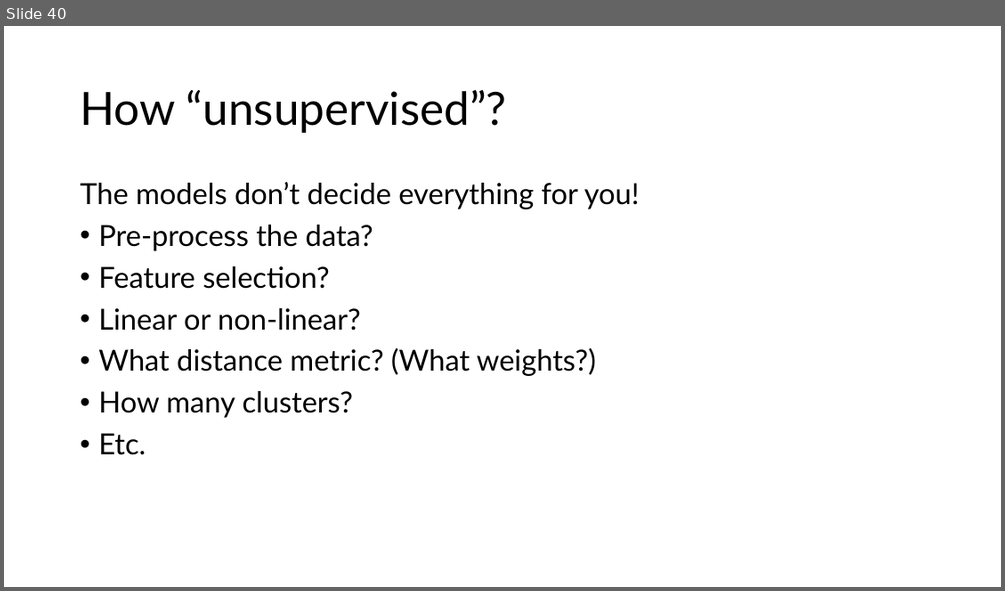
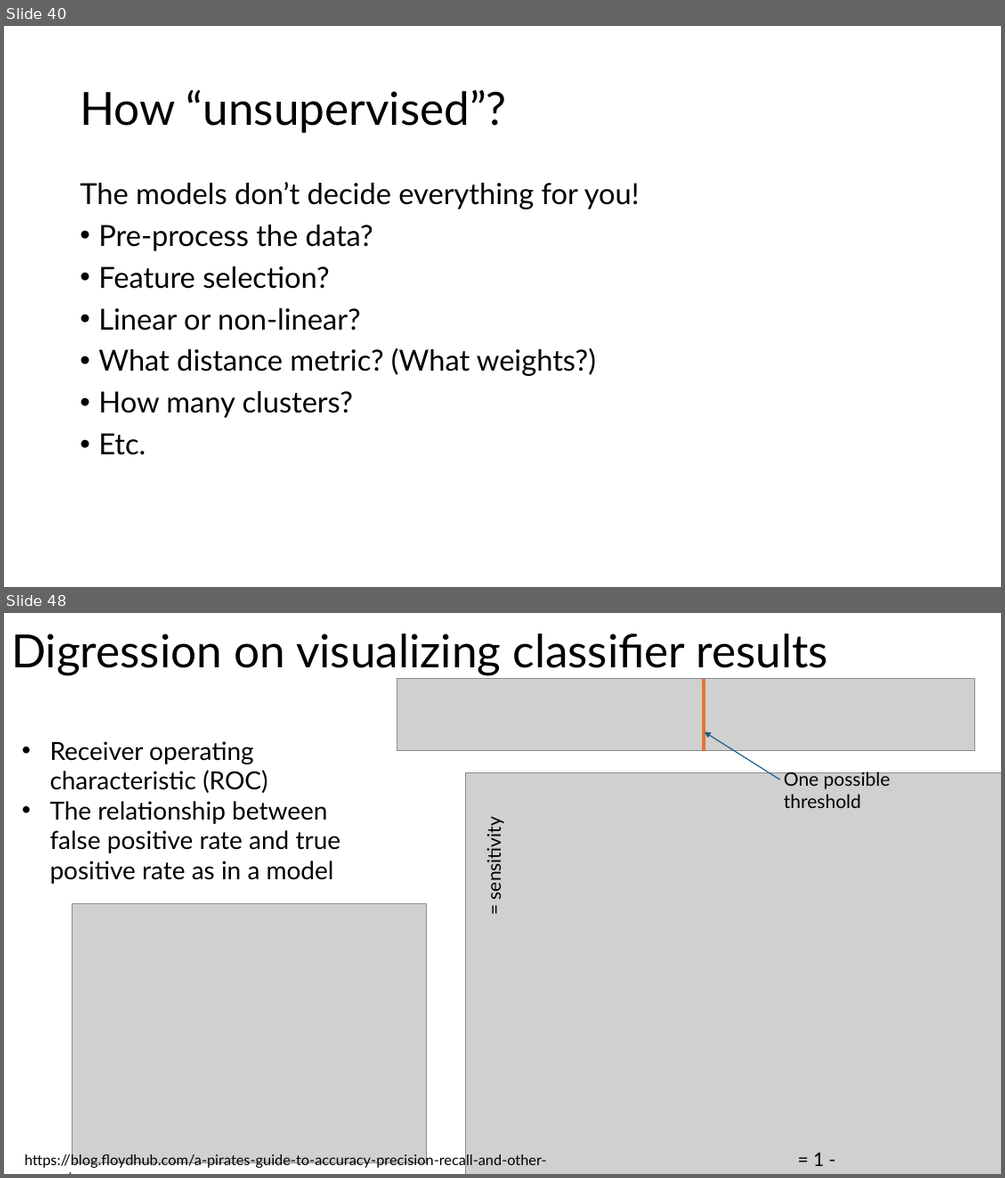
Before and after one commit to jmc108/hugen2073-textbook, a slide deck: lecture_slides/11_machine_learning/11_machine_learning.pptx. Shown one above the other, each under a label of ours: slide 40 before the commit, slides 40 and 48 after it; the slides between them are not shown. The pictures are 1005x591 and 1005x1178 pixels, drawn with LibreOffice and Linux fonts; fonts in the diff are those of the drawing; grey boxes stand for pictures. Boxes give left, top, right and bottom in pixels: in the first picture for what was removed or moved away, otherwise in the second. Text is boxed around its words. In the diff, an @@ line names an element or a change of style, - is before the commit and + after.

```diff
--- a/lecture_slides/11_machine_learning/11_machine_learning.pptx
+++ b/lecture_slides/11_machine_learning/11_machine_learning.pptx
@@ slide 48 added at <box>4,613,1001,1174</box>, background #FFFFFF @@
@@ title added at <box>11,633,828,676</box>, 44 pt, text #000000 @@
+Digression on visualizing classifier results
@@ text added at <box>50,741,341,884</box>, 24 pt, text #000000 @@
+• Receiver operating characteristic (ROC)
+• The relationship between false positive rate and true positive rate as in a model
@@ picture added at <box>466,772,1001,1174</box> @@
@@ group added at <box>397,679,975,808</box>: 1 picture, 1 line, 1 arrow, 1 text @@
+One possible threshold
@@ text added at <box>482,825,504,897</box>, 18 pt, text #000000 @@
+= sensitivity
@@ picture added at <box>73,903,427,1163</box> @@
@@ text added at <box>24,1153,547,1169</box>, 14 pt, text #000000 @@
+https://blog.floydhub.com/a-pirates-guide-to-accuracy-precision-recall-and-other-scores/
@@ text added at <box>813,1152,824,1166</box>, 18 pt, text #000000 @@
+= 1 - specificity
```
Also in this commit, not shown: 16 other slides added, 4 other files.
